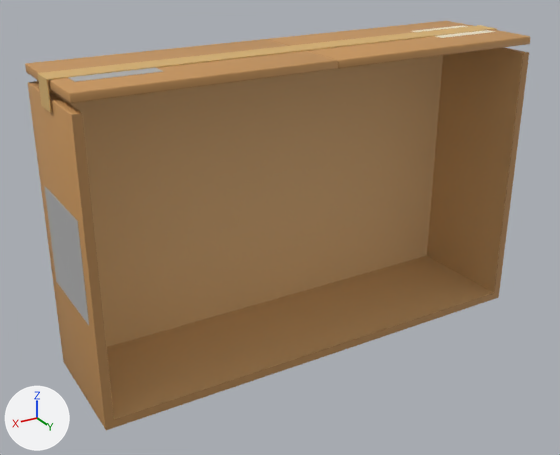
An edit to the FBX model Assets/Resources/Models/box_5x3.fbx, drawn before and after from the same camera.
Both versions are drawn from a 50 mm camera at (1.07, 1.674, 0.78) aimed at (0.064, -0.003, -0.058). Arrows for +X, +Y and +Z are at lower left; the lights stay in place. The first picture is the older version. Where no turn or scale is listed for an object, it has been applied to the vertices.

In view in the first picture: 'FlapL', 'FlapR', 'Tape', 'box_5x3'.
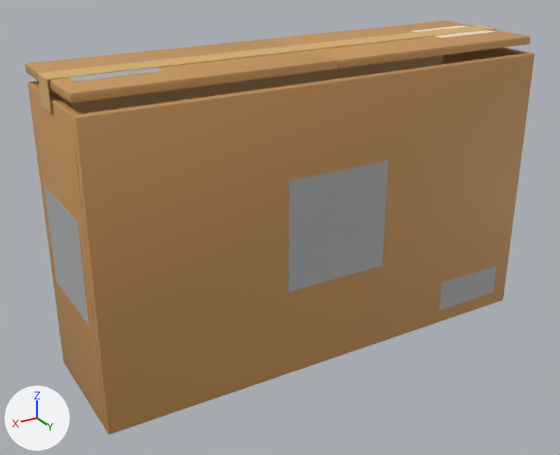
Where the change shows, as pixel boxes (x1, y1, x2, y2) in the pictures (560 x 455 px):
'Front', added: after (72, 53, 535, 435)
    faces in mat_tex_kraft (orange #c8955a): (72, 53, 535, 435)
    faces in mat_decal_logo (grey #b0b0b0): (288, 161, 388, 292)
    faces in mat_decal_fragile (grey #b0b0b0): (439, 266, 496, 310)
'box_5x3', unchanged, covered by the edit: (28, 47, 529, 430) in both

The change, as a diff of the scene's bpy script:
```diff
--- a/Assets/Resources/Models/box_5x3.fbx.py
+++ b/Assets/Resources/Models/box_5x3.fbx.py
@@ me_front @@
+me_front.from_pydata(...)  # 72 vertices, 66 faces; spans x -0.647..0.647, y 0.16..0.183, z -0.397..0.375
+# faces by material slot: [54, 6, 6]
+me_front.materials.append(mat_tex_kraft)  # orange #c8955a
+me_front.materials.append(mat_decal_logo)  # grey #b0b0b0
+me_front.materials.append(mat_decal_fragile)  # grey #b0b0b0
@@ ob_front @@
+ob_front = bpy.data.objects.new('Front', me_front)
+ob_front.location = (0.0, 0.0, 0.0)
```
